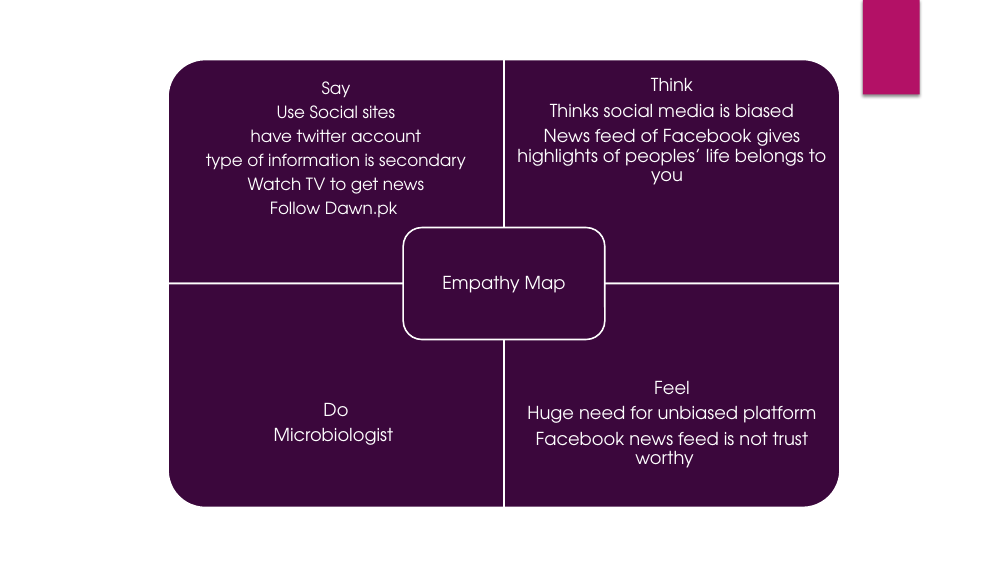
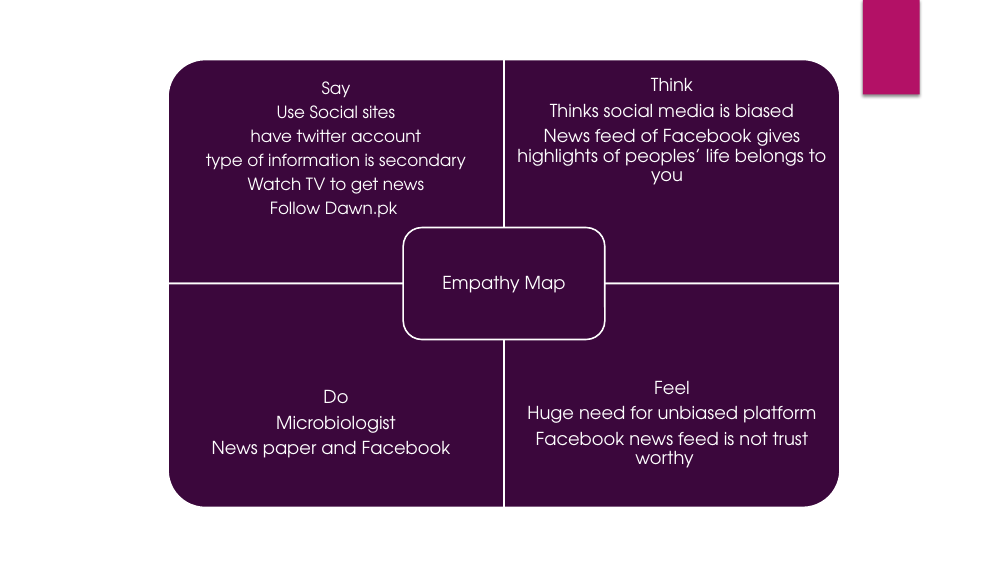
Before and after one commit to Zeeshanily/Citizen-Journalism, a slide deck: slide 19 of pj-task 1/Presentation.pptx. Drawn at 1008x567 pixels with LibreOffice and Linux fonts; fonts in the diff are those of the drawing. Boxes give left, top, right and bottom in pixels: in the first picture for what was removed or moved away, otherwise in the second. Text is boxed around its words. In the diff, an @@ line names an element or a change of style, - is before the commit and + after.

```diff
--- a/pj-task 1/Presentation.pptx
+++ b/pj-task 1/Presentation.pptx
@@ text at (x1=212, y1=440, x2=451, y2=458): paragraph added @@
+News paper and Facebook
```
Also in this commit, not shown: 5 other slides changed, 2 other files.
